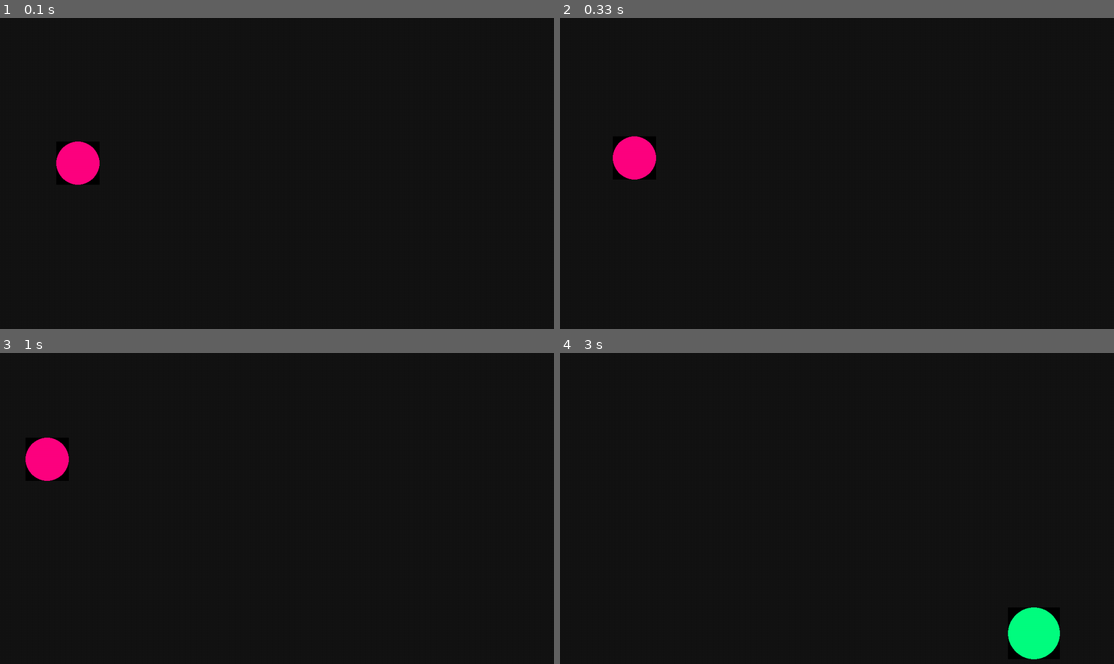
Above: before the commit, frames 1-4 (two rows, left to right).
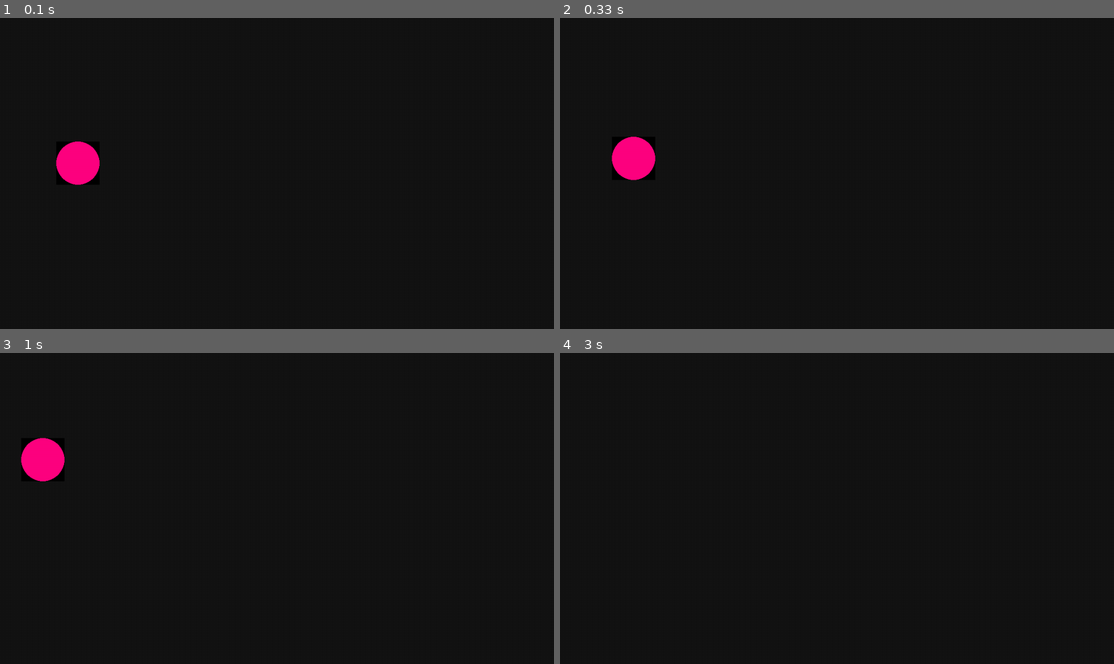
Above: after the commit, the same moments.

Repository: Darox21/Particle-Systems
Game: pygame game, started from main.py
Two runs of this game, one before a commit and one after it. Both use one fixed random seed, a clock stepped at 60 frames per second and the inputs below.
Inputs:
- Up to frame 1 (0.1 s): no input
- Up to frame 2 (0.33 s): no input
- Up to frame 3 (1 s): no input
- Up to frame 4 (3 s): no input

Frame 1 is identical in both runs. In frame 2, less than 0.1% of the frame differs, in the area x 9-18%, y 37-53%; in frame 3, 0.3%; in frame 4, 1.2%, in the area x 80-91%, y 81-99%.

Commit message:
minimal re-structure

Diff:
--- a/main.py
+++ b/main.py
@@ -23,7 +23,7 @@
 	pygame.display.set_icon(icon)
 
 	# Strength of the forces
-	GRAVITY = 0.00001
+	GRAVITY = 0.005
 	ELECTROMAGNETISM = 2000
 
 	def __init__(self):
@@ -54,11 +54,11 @@
 
 					if event.button == 4:
 						main.camera_scale *= (1/0.9)
-						print(f"Scale: {self.camera_scale}")
+						print(f"Scale: {round(self.camera_scale, 4)}")
 						main.camera_pos = main.camera_pos + ((mouse_pos - (mouse_pos * 1/0.9)) / self.camera_scale)
 					if event.button == 5:
 						main.camera_scale *= 0.9
-						print(f"Scale: {self.camera_scale}")
+						print(f"Scale: {round(self.camera_scale, 4)}")
 						main.camera_pos = main.camera_pos + ((mouse_pos - (mouse_pos * 0.9)) / self.camera_scale)
 
 				if event.type == pygame.MOUSEBUTTONUP:
@@ -96,7 +96,8 @@
 			pygame.display.update()
 
 
-	def generate_particles(self, num, mass=(100,30), charge="rand", vel=[0.0,0.0], size=(5000, 5000), offset=(-2500,-2500)):
+	def generate_particles(self, num, mass=(100,30), charge="rand", vel=[0.0,0.0],
+						   size=(5000, 5000), offset=(-2500,-2500)):
 		"""Generates Particles
 
 			Parameters
@@ -136,7 +137,6 @@
 			# be accesed from methods inside the object
 
 
-
 class Particle(object):
 	"""The Particle object handles the particle related methods
 	"""
@@ -146,10 +146,8 @@
 	def __init__(self, pos, mass=100, charge=1, vel=[0,0]):
 		# Physics related things
 		self.pos = np.array(list(map(float, pos)), dtype=np.float32)
-		# To explain this "list(map(float, pos))":
-		# First apply the float() function to every value in the pos[] array
-		# Then output it as a list, and finally make that into a np.array()
-		# This is equivalent [float(pos[0]),float(pos[1])] but feels prettier
+		# "list(map(float, pos))": is equivalent [float(pos[0]),float(pos[1])]
+		# but feels prettier
 		self.mass = mass
 		self.charge = charge
 		self.vel = np.array(list(map(float, vel)), dtype=np.float32)
@@ -158,6 +156,7 @@
 		try:
 			self.radius = int(math.sqrt(self.mass / math.pi)) * 10
 		except e as exception:
+			# I have a bug related to this, I still don't find out why
 			print(f"Mass: {self.mass} \nMass divided by Pi: {self.mass / math.pi}")
 			Print(e)
 
@@ -187,7 +186,8 @@
 
 				#Electromagnetism
 				if self.charge != 0 and p.charge != 0:
-					strength_of_force = (-(main.ELECTROMAGNETISM * self.charge * p.charge) / dist_sqrd)
+					strength_of_force = (-(main.ELECTROMAGNETISM * self.charge * p.charge)
+										/ dist_sqrd)
 					added_vector = force_by_axys * strength_of_force
 					total_newtons += added_vector
 			# Make a vector adding every force applied by every other particle
@@ -213,6 +213,7 @@
 			center = (relative_radius, relative_radius)
 			pygame.draw.circle(surface, self.color, center, relative_radius)
 		else:
+			# Anything below a radius of 1 will will be drawn as a radius of 1
 			surface = pygame.Surface((2,2))
 			pygame.draw.circle(surface, self.color, (1,1), 1)
 
